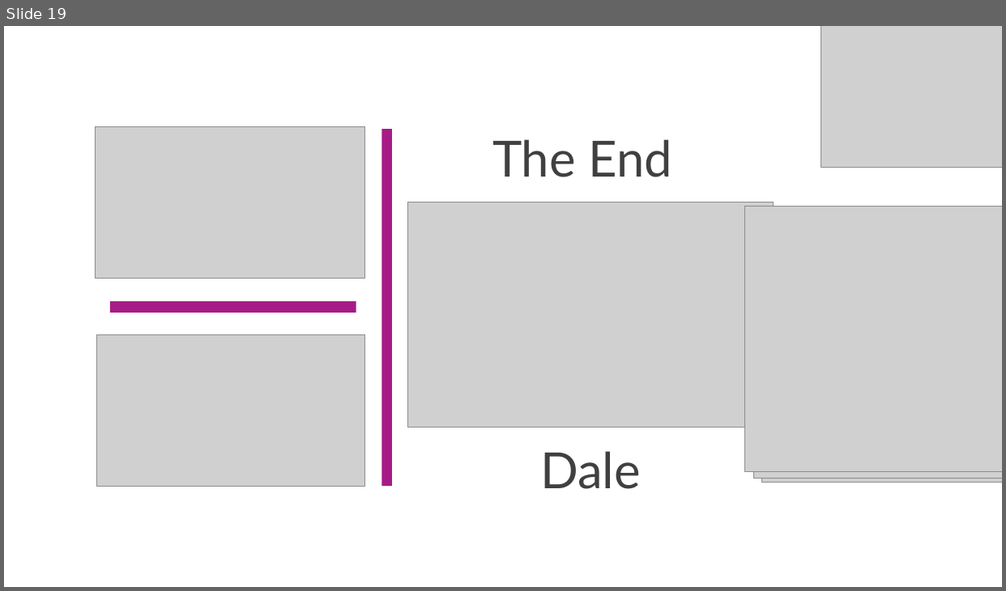
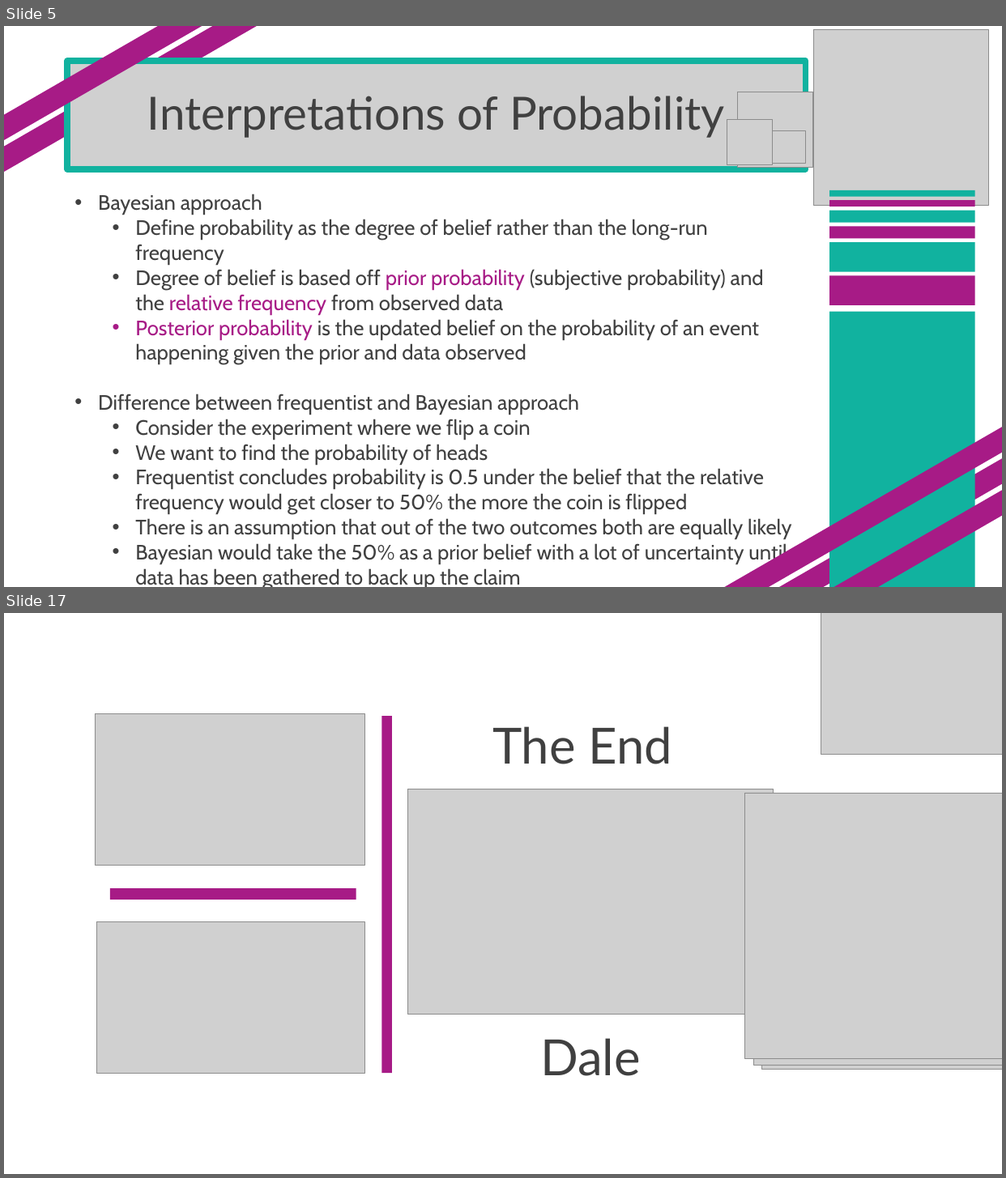
Before and after one commit to SuperMarioGiacomazzo/STOR305_WEBSITE, a slide deck: Lectures/Lecture 26/Lecture 26.pptx. Shown one above the other, each under a label of ours: slide 19 before the commit, slides 5 and 17 after it; the slides between them are not shown. The pictures are 1006x591 and 1006x1178 pixels, drawn with LibreOffice and Linux fonts; fonts in the diff are those of the drawing; grey boxes stand for pictures. Boxes give left, top, right and bottom in pixels: in the first picture for what was removed or moved away, otherwise in the second. Text is boxed around its words. In the diff, an @@ line names an element or a change of style, - is before the commit and + after.

```diff
--- a/Lectures/Lecture 26/Lecture 26.pptx
+++ b/Lectures/Lecture 26/Lecture 26.pptx
@@ slide 5 added at (4,26,1002,587), background #FFFFFF @@
@@ rectangle added at (4,26,268,184), fill #A71B86 @@
@@ rectangle added at (4,26,253,160), fill #A71B86 @@
@@ picture added at (813,30,988,205) @@
@@ picture added at (68,62,806,169) @@
@@ title added at (68,61,806,169), outline #11B29F 6 pt, 44 pt, text #404040 @@
+Interpretations of Probability
@@ picture added at (738,92,812,168) @@
@@ picture added at (727,120,772,165) @@
@@ picture added at (773,130,806,164) @@
@@ text added at (98,194,791,565), 20 pt, text #404040 @@
+• Bayesian approach
+  • Define probability as the degree of belief rather than the long-run frequency
+  • Degree of belief is based off prior probability (subjective probability) and the relative frequency from observed data
+  • Posterior probability is the updated belief on the probability of an event happening given the prior and data observed
+• Difference between frequentist and Bayesian approach
+  • Consider the experiment where we flip a coin
+  • We want to find the probability of heads
+  • Frequentist concludes probability is 0.5 under the belief that the relative frequency would get closer to 50% the more the coin is flipped
+  • There is an assumption that out of the two outcomes both are equally likely
+  • Bayesian would take the 50% as a prior belief with a lot of uncertainty until data has been gathered to back up the claim
@@ rectangle added at (829,190,975,197), fill #11B29F @@
@@ rectangle added at (829,200,975,207), fill #A71B86 @@
@@ rectangle added at (829,210,975,222), fill #11B29F @@
@@ rectangle added at (829,227,975,238), fill #A71B86 @@
@@ rectangle added at (829,242,975,272), fill #11B29F @@
@@ rectangle added at (829,276,975,306), fill #A71B86 @@
@@ rectangle added at (829,312,975,587), fill #11B29F @@
@@ rectangle added at (701,408,1002,587), fill #A71B86 @@
@@ rectangle added at (765,431,1002,587), fill #A71B86 @@
@@ rectangle added at (778,455,1002,587), fill #A71B86 @@
@@ what was slide 19 is now slide 17 @@
```
Also in this commit, not shown: 14 other slides added, 17 slides removed, 59 other files.
